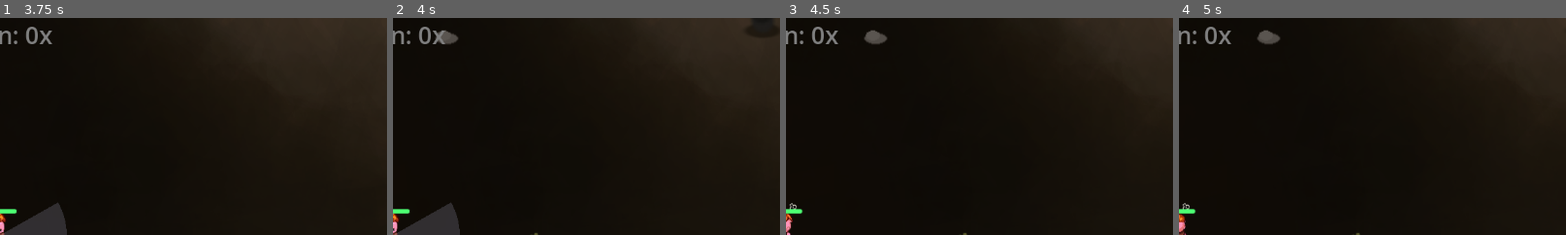
Above: before the commit, frames 1-4 (left to right).
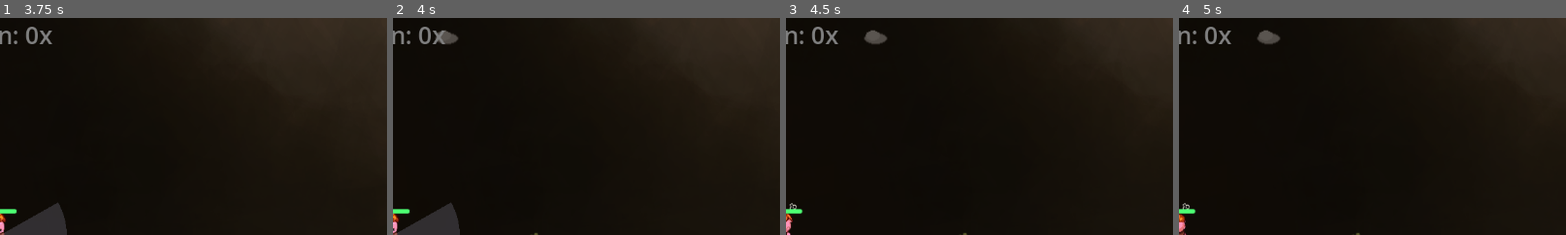
Above: after the commit, the same moments.

Repository: crimes86/godot-combat-game
Game: Godot game, scene res://main.tscn
Same seed, same stepped clock (60 frames per second), same inputs: the game is played once before the commit and once after it.
Inputs (mouse positions are % of the whole screen's width and height, from its top left):
- Up to frame 1 (3.75 s): tap Enter at 0.5 s; move the mouse to (72, 45) at 0.52 s; hold D (move_right) 0.53-1.25 s; hold E 0.53-1.25 s; click (72, 45) at 0.67 s; drag from (30, 55) to (25, 33) at 1.27 s; move the mouse to (60, 28) at 2.02 s; hold D (move_right) 2.03-2.75 s; tap G at 2.1 s; drag from (45, 70) to (4, 33) at 2.77 s; move the mouse to (80, 65) at 3.52 s; hold A (move_left) from 3.53 s (still down); hold E from 3.53 s (still down)
- Up to frame 2 (4 s): keep holding A (move_left); keep holding E
- Up to frame 3 (4.5 s): release A (move_left) at 4.25 s; release E at 4.25 s; drag from (20, 35) to (35, 25) at 4.27 s
- Up to frame 4 (5 s): no input
The pictures show only the part of the screen within x 50-100%, y 0-50%; the shares and areas given below are measured in that part.

Frame 1 is identical in both runs. In frame 2, 0.2% of the frame differs, in the area x 91-98%, y 0-9%; in frame 3, less than 0.1%; in frame 4, less than 0.1%.

Commit message:
Make 100% of trees harvestable
Changed from 30% random harvestable trees to 100% always harvestable.
Now every tree in the world can be chopped for wood, making resource
gathering more reliable and less frustrating.

Players will now always get the chop prompt when near any tree.

🤖 Generated with [Claude Code](https://claude.com/claude-code)

Co-Authored-By: Claude <noreply@anthropic.com>

Diff:
--- a/scripts/game_world.gd
+++ b/scripts/game_world.gd
@@ -843,8 +843,8 @@
 	return point.distance_to(projection)
 
 func create_tree_at_position(parent: Node2D, pos: Vector2, tree_type: String, rng: RandomNumberGenerator):
-	# 30% chance to make tree harvestable
-	var is_harvestable = rng.randf() < 0.30
+	# 100% of trees are harvestable
+	var is_harvestable = true
 
 	# Use StaticBody2D for collision (or HarvestableTree script if harvestable)
 	var prop_container: StaticBody2D
